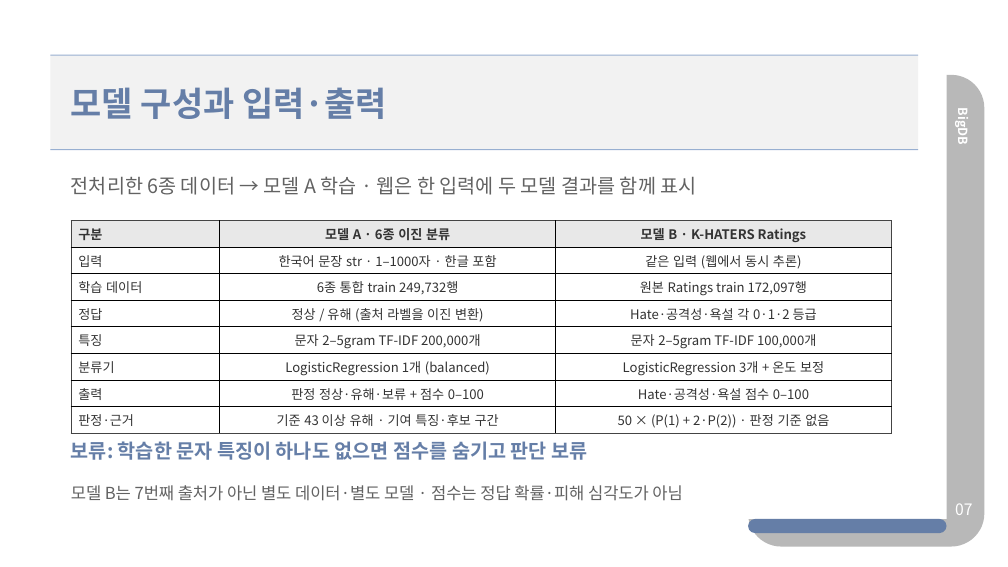
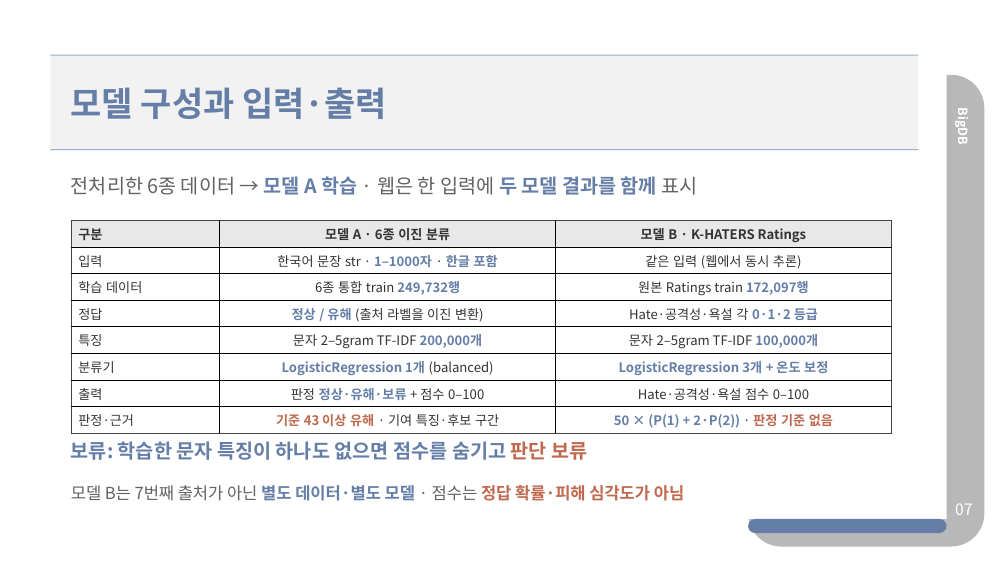
Before and after one commit to sangdelia/3-2-BigDB-Proj., a slide deck: slide 7 of ppts/BigDB 중간발표 - 혐오체인 (조규상,서재철,윤건호).pptx. Drawn at 1008x567 pixels with LibreOffice and Linux fonts; fonts in the diff are those of the drawing. Boxes give left, top, right and bottom in pixels: in the first picture for what was removed or moved away, otherwise in the second. Text is boxed around its words. In the diff, an @@ line names an element or a change of style, - is before the commit and + after.

```diff
--- a/ppts/BigDB 중간발표 - 혐오체인 (조규상,서재철,윤건호).pptx
+++ b/ppts/BigDB 중간발표 - 혐오체인 (조규상,서재철,윤건호).pptx
@@ text "전처리한 6종 데이터 → 모델 ..." at [71,176,697,195]: text colour #626262 to #657EA7, bold on in "모델 A 학습 두 모델 결과를 함께" @@
@@ table at [71,221,892,432] @@
@@ text colour #333333 to #657EA7 in "1–1000자 한글 포함", "249,732행", "172,097행", "정상 / 유해" and 7 more places @@
@@ bold on in "1–1000자 한글 포함", "249,732행", "172,097행", "정상 / 유해" and 8 more places @@
@@ text colour #333333 to #C0694F in "기준 43 이상 유해", "판정 기준 없음" @@
@@ text "보류: 학습한 문자 특징이 하나도 ..." at [71,441,587,460]: text colour #657EA7 to #C0694F in "판단 보류" @@
@@ text "모델 B는 7번째 출처가 아닌 ..." at [71,485,684,501]: text colour #626262 to #657EA7 in "별도 데이터·별도 모델"; text colour #626262 to #C0694F in "정답 확률·피해 심각도가 아님"; bold on in "별도 데이터·별도 모델 정답 확률·피해 심각도가 아님" @@
```
Also in this commit, not shown: 10 other slides changed, 21 other files.
